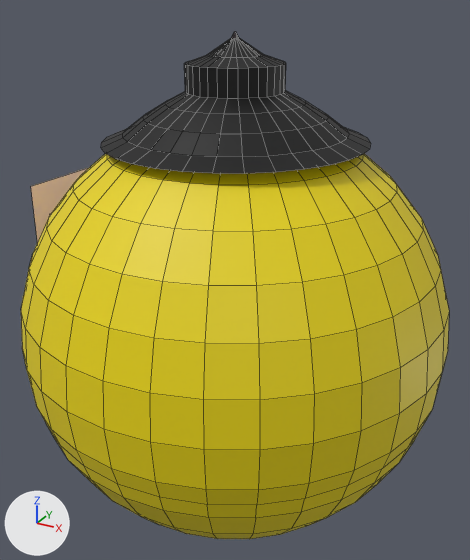
A saved change to the Blender file AMES project game/Assets/3D models/Nerd.Yellow.blend.
Camera for both pictures: a 50 mm camera at (2.02, -3.68, 2.93) aimed at (-0.03, 0.05, 1.06). Lighting does not change. The marker at lower left points along +X, +Y and +Z. The older version comes first. Mesh edges are drawn as thin lines.

Script lines for the objects in view, before the commit:
```python
me_sphere = bpy.data.meshes.new('Sphere')
me_sphere.from_pydata(...)  # 918 vertices, 912 faces; spans x -1.13..1.0, y -1.0..1.0, z -1.0..1.32
# faces by material slot: [518, 7, 278, 97, 12]
me_sphere.materials.append(mat_material_001)  # yellow #e8d400
me_sphere.materials.append(mat_material_002)  # pale pink #e7c9dc
me_sphere.materials.append(mat_material_003)  # black #000000
me_sphere.materials.append(mat_material_002)  # pale pink #e7c9dc
me_sphere.materials.append(mat_material_005)  # red #e70900
ob_sphere = bpy.data.objects.new('Sphere', me_sphere)
ob_sphere.location = (0.0, 0.0, 0.772)
ob_sphere.scale = (1.47, 1.47, 1.47)
```
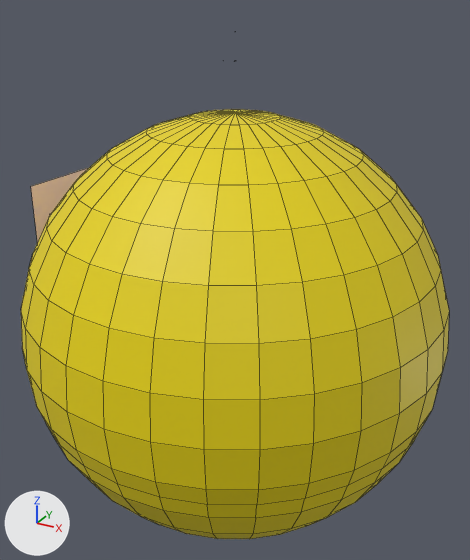
Commit message: nerd fix

Pixel boxes (x1, y1, x2, y2) of what changed, in the pictures (470 x 560 px):
'Sphere', reshaped: before (21, 32, 449, 539); after (21, 109, 449, 539)
part 1 of me_sphere, cut back: before (101, 32, 371, 174)

Diff of the bpy script that builds the scene:
```diff
--- a/AMES project game/Assets/3D models/Nerd.Yellow.blend.py
+++ b/AMES project game/Assets/3D models/Nerd.Yellow.blend.py
@@ me_sphere @@
 # used by ob_sphere; location = (0.0, 0.0, 0.772); scale = (1.47, 1.47, 1.47)
-me_sphere.from_pydata(...)  # 918 vertices, 912 faces; spans x -1.13..1.0, y -1.0..1.0, z -1.0..1.32
+me_sphere.from_pydata(...)  # 617 vertices, 575 faces, 18 loose edges; spans x -1.13..1.0, y -1.0..1.0, z -1.0..1.38
+# me_sphere part 1: 1 vertex moved within x 0.0, y 0.0, z 1.21; 317 vertices removed from x -0.58..0.58, y -0.57..0.59, z 0.88..1.32; 16 vertices added at x 0.28, y -0.59, z 1.27..1.38
 me_sphere.materials.append(mat_material_001)
 me_sphere.materials.append(mat_material_002)
+me_sphere.materials.append(mat_material_002)
 me_sphere.materials.append(mat_material_003)
-me_sphere.materials.append(mat_material_002)
 me_sphere.materials.append(mat_material_005)
```
